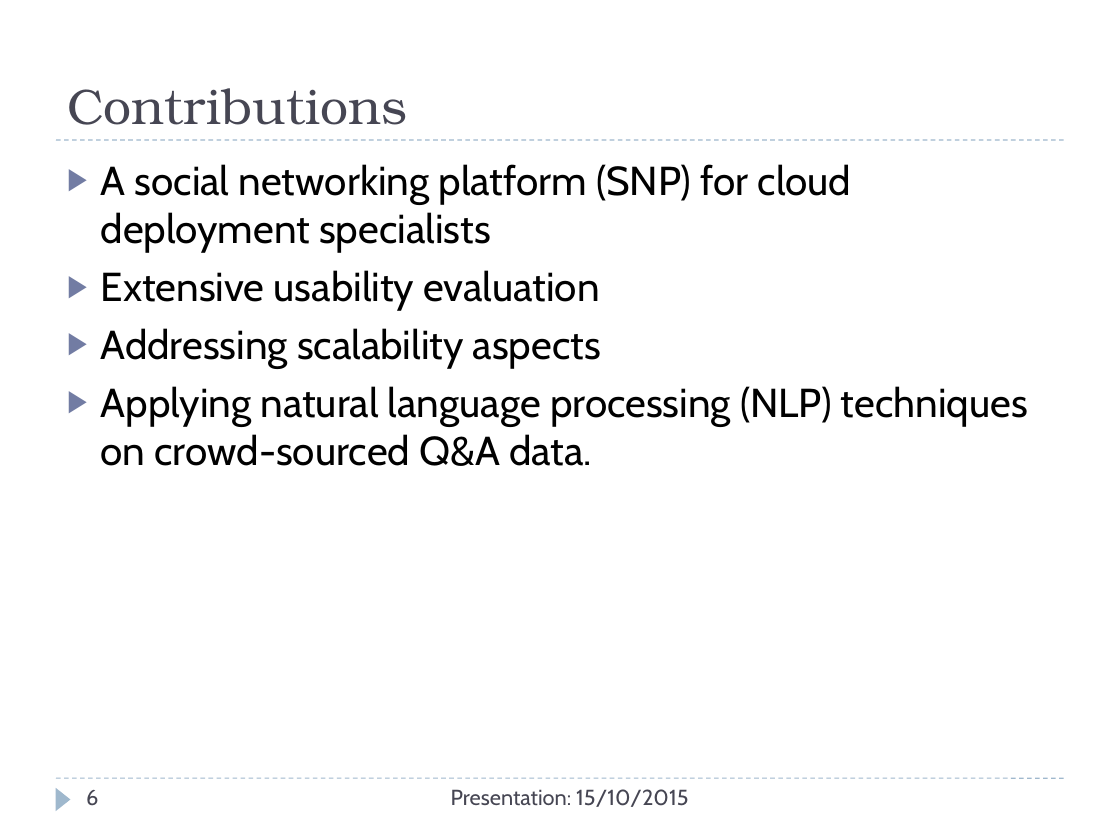
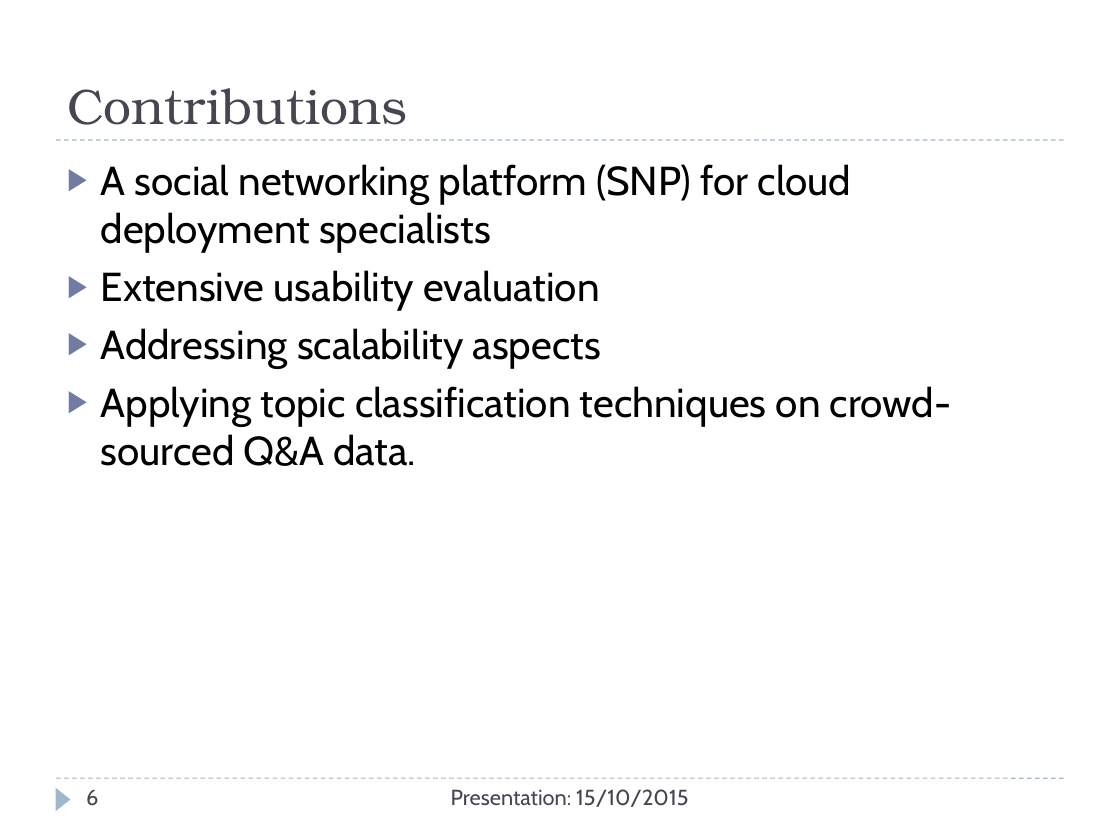
Before and after one commit to Christos-Papoulas/master_thesis, a slide deck: slide 6 of presentation/presentation.pptx. Drawn at 1120x840 pixels with LibreOffice and Linux fonts; fonts in the diff are those of the drawing. Boxes give left, top, right and bottom in pixels: in the first picture for what was removed or moved away, otherwise in the second. Text is boxed around its words. In the diff, an @@ line names an element or a change of style, - is before the commit and + after.

```diff
--- a/presentation/presentation.pptx
+++ b/presentation/presentation.pptx
@@ text at bbox=[101, 386, 952, 466]: text changed @@
-▶ Applying natural language processing (NLP) techniques on crowd-sourced Q&A data.
+▶ Applying topic classification techniques on crowd-sourced Q&A data.
```
Also in this commit, not shown: 8 other files.
